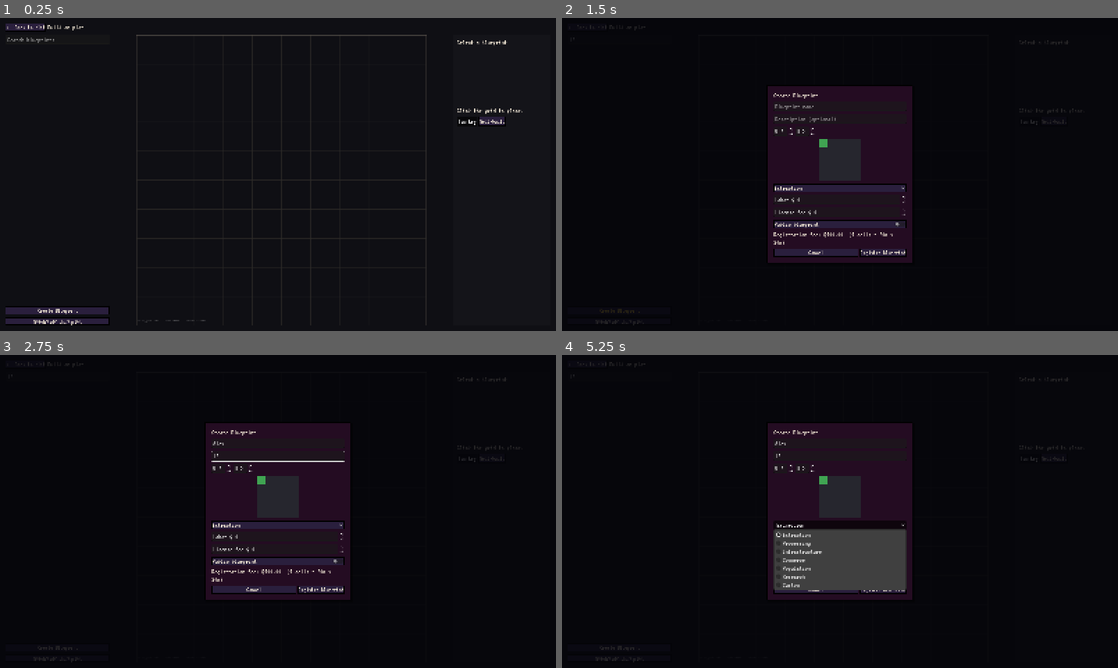
Above: before the commit, frames 1-4 (two rows, left to right).
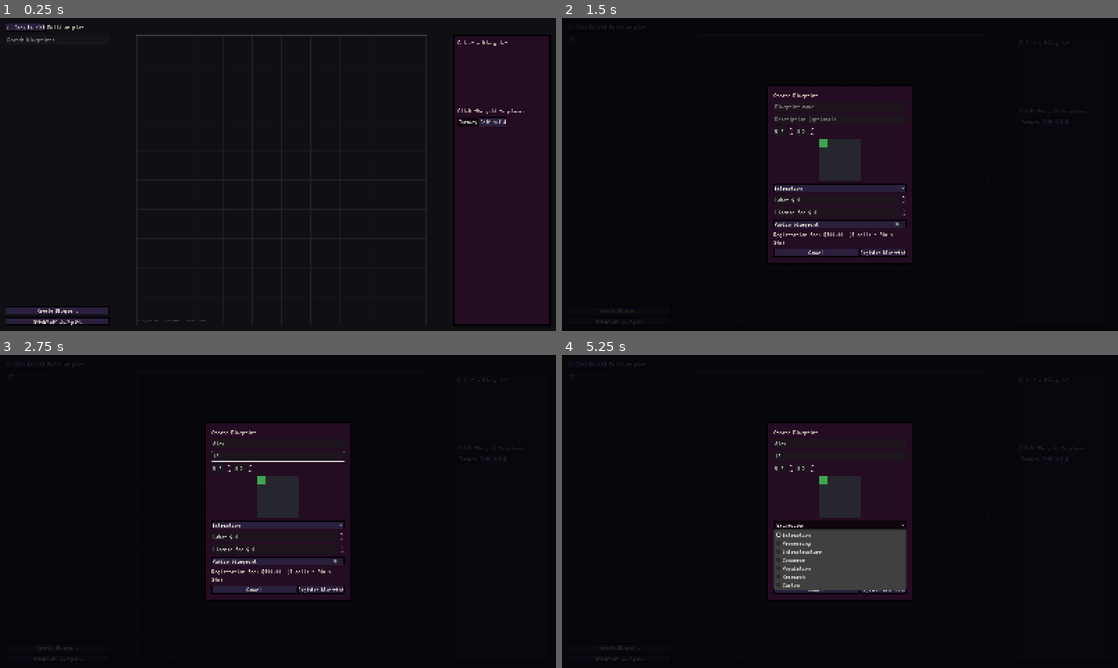
Above: after the commit, the same moments.

Repository: at6132/econ
Game: Godot game, scene res://scenes/panels/BuildPanel.tscn
The game is run twice, just before and just after one commit, with the same random seed, the same clock (stepped at 60 frames per second) and the same inputs. This scene is started directly instead of the project's main scene.
Inputs (mouse positions are in pixels of both pictures, inside the frame that each line leads up to):
- Up to frame 1 (0.25 s): no input
- Up to frame 2 (1.5 s): click (617, 39) at 0.52 s; type "12" at 0.6 s; click "Create Blueprint" at 1.25 s
- Up to frame 3 (2.75 s): click (278, 442) at 2.02 s; type "Alex" at 2.1 s; click (278, 455) at 2.25 s; type "12" at 2.33 s
- Up to frame 4 (5.25 s): click "Subdivide this plot" at 2.75 s; click "Turnkey" at 3.5 s; click "Self-build" at 4.25 s; click "Extraction" at 5 s

The runs differ from the first frame. In frame 1, 0.9% of the frame differs, in the area x 81-99%, y 5-99%; in frame 2, less than 0.1%; in frame 3, less than 0.1%; in frame 4, less than 0.1%.
Error after the commit: Parse Error: Expected closing ")" after grouping expression. (res://scenes/panels/build/BlueprintDetail.gd:106)

Commit message:
fix(godot): show blueprint placement failure reason to player
Red flash alone was meaningless. Toast, detail-panel hint, and on-grid banner
now show the engine rejection message (cash, materials, terrain, etc.).

Co-authored-by: Cursor <cursoragent@cursor.com>

Diff:
--- a/realm_client/scenes/panels/BuildPanel.gd
+++ b/realm_client/scenes/panels/BuildPanel.gd
@@ -158,10 +158,21 @@
 						# (powered flag may flip). Refresh both lean payloads.
 						API.get_world_player(func(p): WorldState.apply_player(p), WorldState.party_id)
 						API.get_world_map(func(m): WorldState.apply_map(m))
-					elif grid_view.has_method("show_error"):
-						grid_view.call("show_error", str(data.get("reason", "Placement failed"))),
+					else:
+						_show_placement_failed(str(data.get("reason", "Placement failed"))),
 			),
 	)
+
+
+func _show_placement_failed(reason: String) -> void:
+	var msg := reason.strip_edges()
+	if msg.is_empty():
+		msg = "Placement failed"
+	MainFeedback.toast(msg, true)
+	if detail_panel.has_method("show_placement_error"):
+		detail_panel.call("show_placement_error", msg)
+	if grid_view.has_method("show_error"):
+		grid_view.call("show_error", msg)
 
 
 func _close() -> void:
--- a/realm_client/scenes/panels/build/BlueprintDetail.gd
+++ b/realm_client/scenes/panels/build/BlueprintDetail.gd
@@ -25,11 +25,15 @@
 		if on:
 			build_mode = "turnkey"
 			build_mode_changed.emit(build_mode)
+			if not current_blueprint.is_empty():
+				_reset_hint()
 	)
 	mode_self.toggled.connect(func(on: bool) -> void:
 		if on:
 			build_mode = "self"
 			build_mode_changed.emit(build_mode)
+			if not current_blueprint.is_empty():
+				_reset_hint()
 	)
 	_apply_theme()
 
@@ -82,7 +86,31 @@
 	var creator := str(bp.get("creator_party", ""))
 	if creator != "" and creator != "null":
 		desc_label.text += "\nCreator: %s" % WorldState.party_label(creator)
-	hint_label.text = "Click the grid to place footprint. Y/Enter to confirm. Stock materials for self-build."
+	_reset_hint()
+
+
+func show_placement_error(msg: String) -> void:
+	var reason := msg.strip_edges()
+	if reason.is_empty():
+		reason = "Placement failed"
+	hint_label.text = "Cannot place: %s" % reason
+	hint_label.add_theme_color_override("font_color", Color(1.0, 0.38, 0.32))
+	hint_label.autowrap_mode = TextServer.AUTOWRAP_WORD_SMART
+
+
+func _reset_hint() -> void:
+	hint_label.remove_theme_color_override("font_color")
+	hint_label.autowrap_mode = TextServer.AUTOWRAP_WORD_SMART
+	if build_mode == "turnkey":
+		hint_label.text = (
+			"Click the grid to place. Y or Enter to confirm, N or Esc to cancel. "
+			"Turnkey charges labor plus market materials."
+		)
+	else:
+		hint_label.text = (
+			"Click the grid to place. Y or Enter to confirm, N or Esc to cancel. "
+			"You must stock construction materials in inventory for self-build."
+		)
 
 
 func set_market_context(fair_value_cents: int, free_cells: int) -> void:
--- a/realm_client/scenes/panels/build/PlotGridView.gd
+++ b/realm_client/scenes/panels/build/PlotGridView.gd
@@ -53,6 +53,7 @@
 var _confirm_gy: int = -1
 
 var _error_flash_until: float = 0.0
+var _error_message: String = ""
 
 
 func _ready() -> void:
@@ -184,9 +185,21 @@
 	)
 
 
-func show_error(_msg: String) -> void:
-	_error_flash_until = Time.get_ticks_msec() / 1000.0 + 0.35
+func show_error(msg: String) -> void:
+	_error_message = msg.strip_edges()
+	_error_flash_until = Time.get_ticks_msec() / 1000.0 + 5.0
+	set_process(true)
 	queue_redraw()
+
+
+func _process(_delta: float) -> void:
+	if _error_message.is_empty():
+		set_process(false)
+		return
+	if Time.get_ticks_msec() / 1000.0 >= _error_flash_until:
+		_error_message = ""
+		set_process(false)
+		queue_redraw()
 
 
 func _cell_size() -> float:
@@ -229,7 +242,7 @@
 	var cs := _cell_size()
 	var terrain_color: Color = TERRAIN_COLORS.get(_terrain, Color(0.5, 0.5, 0.5))
 	if Time.get_ticks_msec() / 1000.0 < _error_flash_until:
-		terrain_color = terrain_color.lerp(Color(0.9, 0.2, 0.2), 0.35)
+		terrain_color = terrain_color.lerp(Color(0.9, 0.2, 0.2), 0.12)
 
 	_draw_cell_fills(terrain_color)
 	_draw_streets(cs)
@@ -322,6 +335,43 @@
 			10,
 			METRE_LABEL,
 		)
+
+	_draw_error_banner()
+
+
+func _draw_error_banner() -> void:
+	if _error_message.is_empty():
+		return
+	if Time.get_ticks_msec() / 1000.0 >= _error_flash_until:
+		return
+	var plot_rect := _cells_rect(0, 0, _grid_w, _grid_h)
+	var pad := 12.0
+	var banner_w := minf(plot_rect.size.x - pad * 2.0, size.x - pad * 2.0)
+	var banner_h := 56.0
+	var pos := Vector2(
+		plot_rect.position.x + (plot_rect.size.x - banner_w) * 0.5,
+		plot_rect.position.y + plot_rect.size.y * 0.5 - banner_h * 0.5,
+	)
+	var banner := Rect2(pos, Vector2(banner_w, banner_h))
+	draw_rect(banner, Color(0.12, 0.04, 0.04, 0.92))
+	draw_rect(banner, Color(1.0, 0.35, 0.3, 0.95), false, 2.0)
+	var font: Font = RealmFonts.font_body
+	if font == null:
+		return
+	var title := "Cannot place here"
+	var body := _error_message
+	var y := banner.position.y + 8.0
+	draw_string(font, Vector2(banner.position.x + 8.0, y), title, HORIZONTAL_ALIGNMENT_LEFT, -1, 13, Color(1.0, 0.45, 0.4))
+	y += 18.0
+	draw_string(
+		font,
+		Vector2(banner.position.x + 8.0, y),
+		body,
+		HORIZONTAL_ALIGNMENT_LEFT,
+		int(banner.size.x - 16.0),
+		12,
+		Color(0.95, 0.9, 0.88),
+	)
 
 
 func _draw_cell_fills(terrain_color: Color) -> void:
